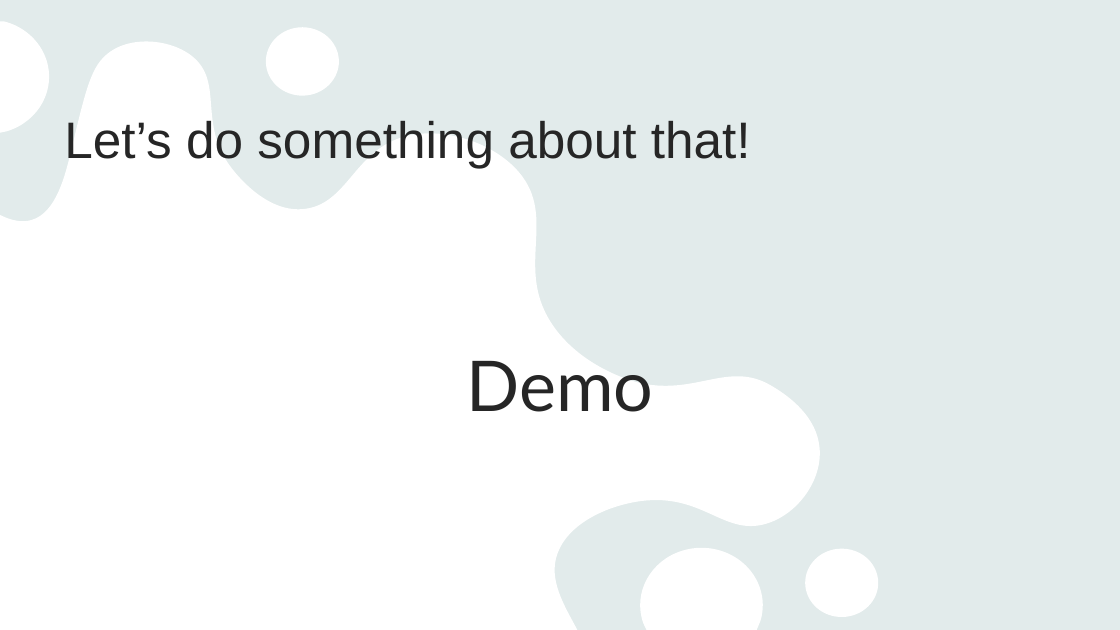
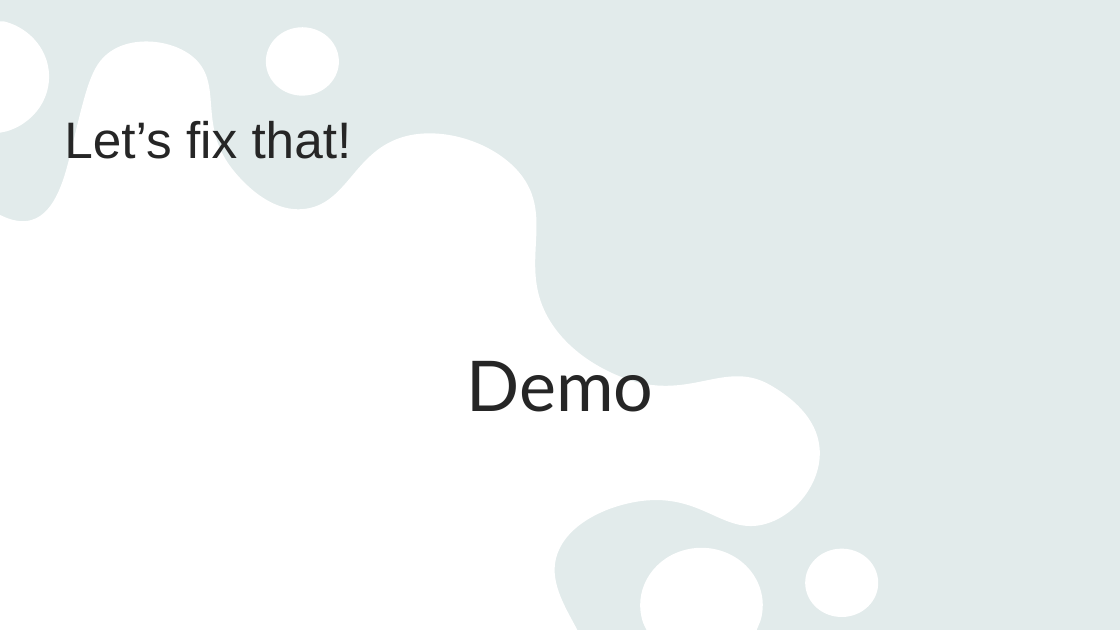
Before and after one commit to rwjdk/CodeRag, a slide deck: slide 3 of Presentations/Presentation.pptx. Drawn at 1120x630 pixels with LibreOffice and Linux fonts; fonts in the diff are those of the drawing. Boxes give left, top, right and bottom in pixels: in the first picture for what was removed or moved away, otherwise in the second. Text is boxed around its words. In the diff, an @@ line names an element or a change of style, - is before the commit and + after.

```diff
--- a/Presentations/Presentation.pptx
+++ b/Presentations/Presentation.pptx
@@ title at (64,121,352,159): text changed @@
-Let’s do something about that!
+Let’s fix that!
```
Also in this commit, not shown: 3 other files.
